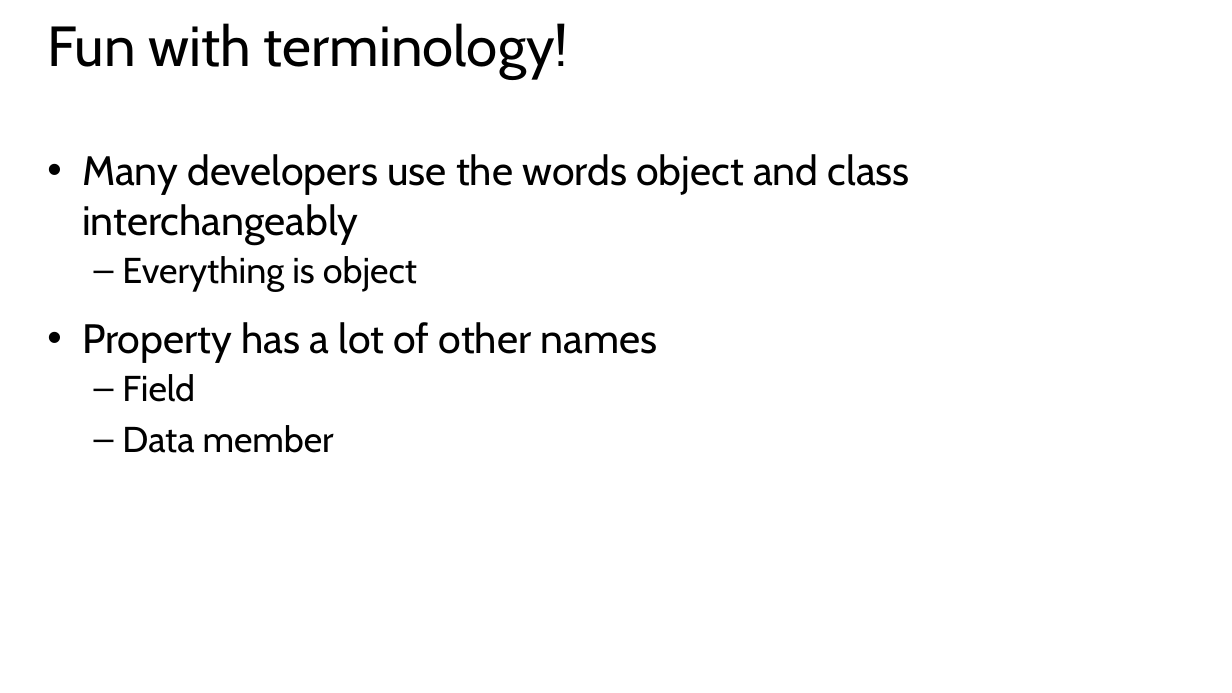
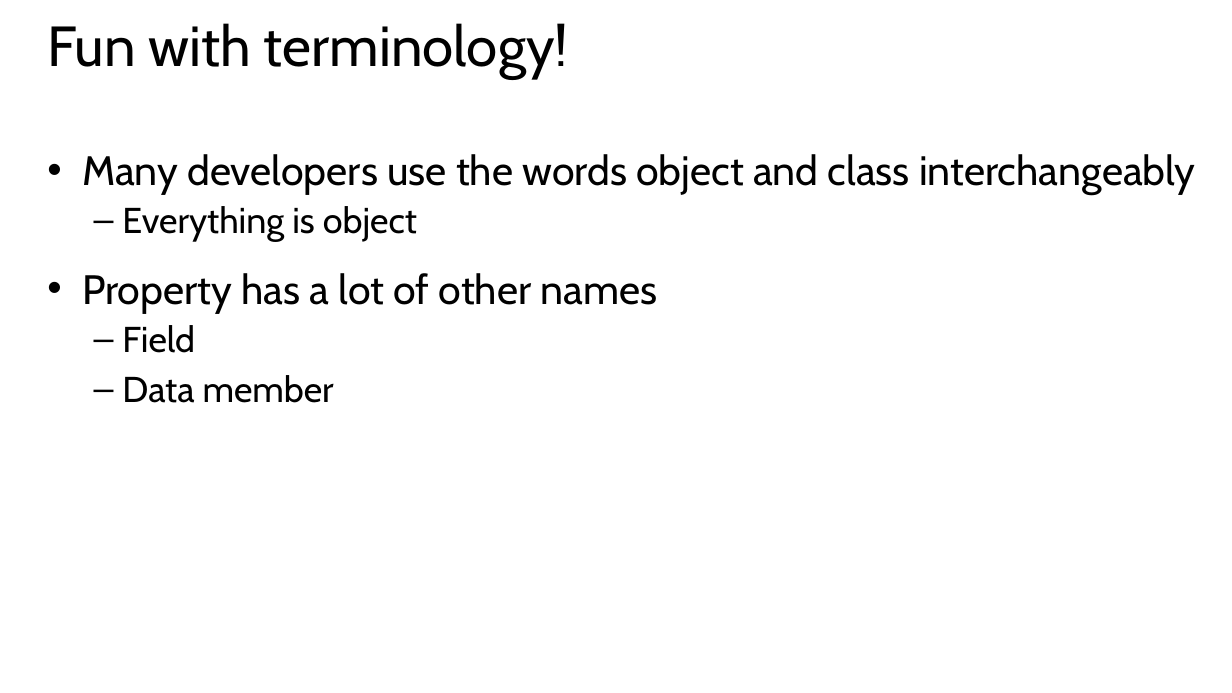
Before and after one commit to mkscala/AdvancedFlask, a slide deck: slide 12 of Slides/Module 2 - Object Oriented Programming.pptx (slide 11 before the commit). Drawn at 1232x693 pixels with LibreOffice and Linux fonts; fonts in the diff are those of the drawing. Boxes give left, top, right and bottom in pixels: in the first picture for what was removed or moved away, otherwise in the second. Text is boxed around its words. In the diff, an @@ line names an element or a change of style, - is before the commit and + after.

```diff
--- a/Slides/Module 2 - Object Oriented Programming.pptx
+++ b/Slides/Module 2 - Object Oriented Programming.pptx
@@ text "Many developers use the words ..." rewrapped from box(82, 154, 910, 453) to box(82, 154, 1195, 403) @@
```
Also in this commit, not shown: 9 other slides changed, 5 slides added, 3 other files.
